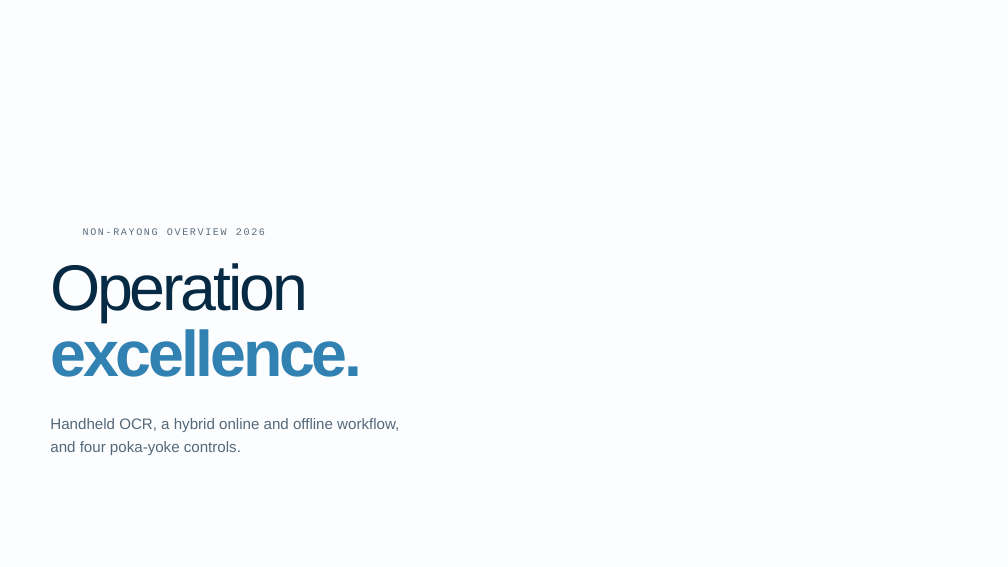
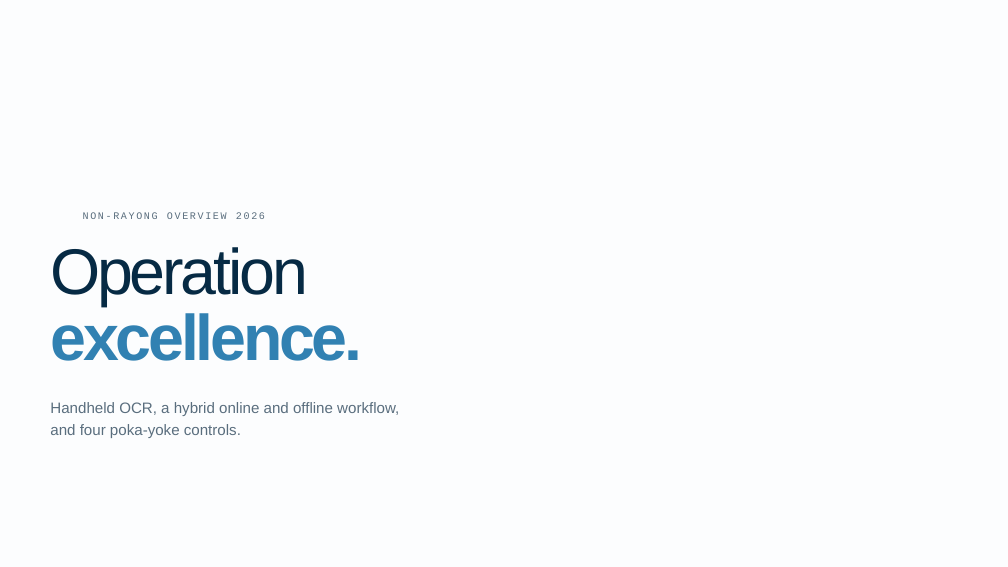
Before and after one commit to nutdanais/trigo-manpower-board, a slide deck: slide 8 of design/intro-deck/Non-Rayong-Overview-2026.pptx. Drawn at 1008x567 pixels with LibreOffice and Linux fonts; fonts in the diff are those of the drawing; background and template pictures are left out. Boxes give left, top, right and bottom in pixels: in the first picture for what was removed or moved away, otherwise in the second. Text is boxed around its words. In the diff, an @@ line names an element or a change of style, - is before the commit and + after.

```diff
--- a/design/intro-deck/Non-Rayong-Overview-2026.pptx
+++ b/design/intro-deck/Non-Rayong-Overview-2026.pptx
@@ 3 texts: place and size @@
-3 texts at [50,228,399,455]
+3 texts at [50,212,399,438]
@@ text "Handheld OCR, a hybrid online ..." at [50,402,399,438]: text colour #55697A to #5A6E7E @@
```
Also in this commit, not shown: 10 other slides changed, 5 other files.
